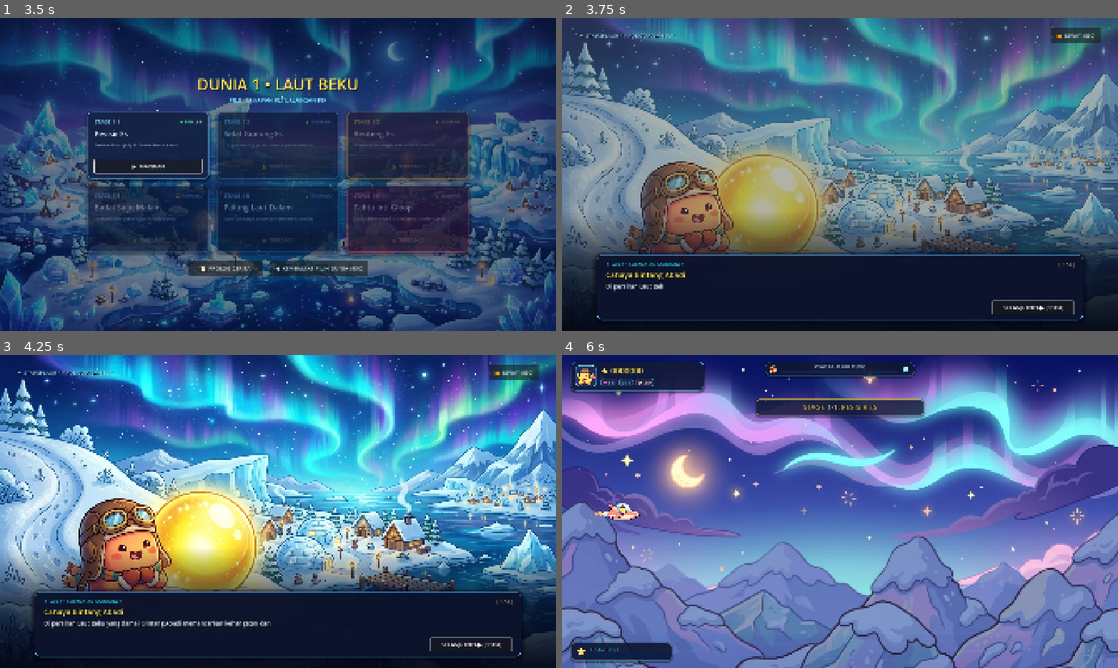
Above: before the commit, frames 1-4 (two rows, left to right).
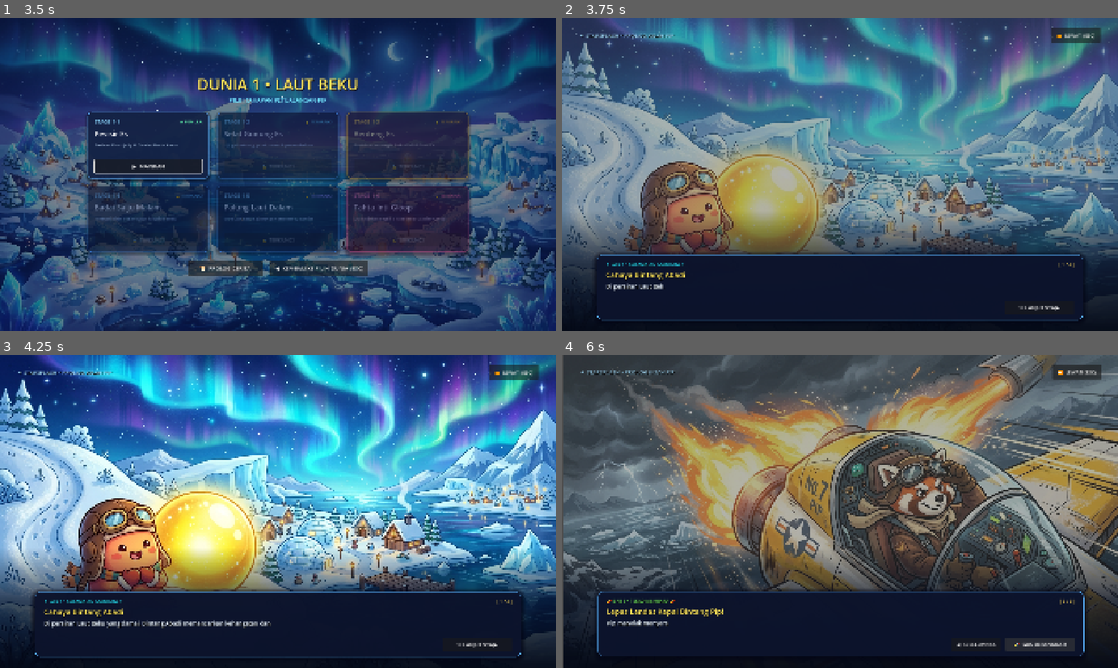
Above: after the commit, the same moments.

Repository: IhsanDwiPutra/Starsplash
Game: Godot game, scene res://scenes/ui/main_menu.tscn
Two runs of this game, one before a commit and one after it. Both use one fixed random seed, a clock stepped at 60 frames per second and the inputs below.
Inputs (mouse positions are in pixels of both pictures, inside the frame that each line leads up to):
- Up to frame 1 (3.5 s): click "★ NORMAL" at 0.5 s; click "★ NORMAL" at 1.25 s; click "▶ MULAI PETUALANGAN" at 2 s; click "▶ JELAJAHI DUNIA 1" at 2.75 s
- Up to frame 2 (3.75 s): click "▶ MAINKAN" at 3.5 s
- Up to frame 3 (4.25 s): no input
- Up to frame 4 (6 s): click "SELANJUTNYA ▶ [SPASI]" (after the commit: "SELANJUTNYA ▶") at 4.25 s; move the mouse to (962, 495) at 5.02 s; hold D (move_right) 5.03-5.75 s; hold J (fire) 5.03-5.75 s; click "🚀 GAS BERANGKAT! [SPASI]" (after the commit: "SELANJUTNYA ▶") at 5.75 s

Frame 1 is identical in both runs. In frame 2, 0.2% of the frame differs, in the area x 77-93%, y 90-95%; in frame 3, 0.2%; in frame 4, 99%, in the area x 0-100%, y 0-100%.

Commit message:
fix(story): hilangkan trigger spasi, gunakan murni klik mouse dengan debounce untuk cegah skip panel

Diff:
--- a/scenes/ui/story_intro.tscn
+++ b/scenes/ui/story_intro.tscn
@@ -179,11 +179,13 @@
 visible = false
 custom_minimum_size = Vector2(170, 44)
 layout_mode = 2
+focus_mode = 0
 theme_override_font_sizes/font_size = 17
 text = "◀  SEBELUMNYA"
 
 [node name="BtnNext" type="Button" parent="SubtitlePlate/VBox/ControlsRow"]
-custom_minimum_size = Vector2(280, 46)
+custom_minimum_size = Vector2(240, 46)
 layout_mode = 2
+focus_mode = 0
 theme_override_font_sizes/font_size = 18
-text = "SELANJUTNYA ▶ [SPASI]"
+text = "SELANJUTNYA ▶"
--- a/scripts/ui/story_intro.gd
+++ b/scripts/ui/story_intro.gd
@@ -59,11 +59,15 @@
 func _ready() -> void:
 	AudioManager.play_music("menu")
 
+	# Hanya navigasi dengan klik mouse (hindari bug double trigger tombol spasi)
 	if _btn_skip != null:
+		_btn_skip.focus_mode = Control.FOCUS_NONE
 		_btn_skip.pressed.connect(_skip_or_back)
 	if _btn_next != null:
+		_btn_next.focus_mode = Control.FOCUS_NONE
 		_btn_next.pressed.connect(_next_panel)
 	if _btn_prev != null:
+		_btn_prev.focus_mode = Control.FOCUS_NONE
 		_btn_prev.pressed.connect(_prev_panel)
 
 	_show_panel(0)
@@ -72,9 +76,6 @@
 func _unhandled_input(event: InputEvent) -> void:
 	if event.is_action_pressed("pause"):
 		_skip_or_back()
-		get_viewport().set_input_as_handled()
-	elif event.is_action_pressed("fire"):
-		_next_panel()
 		get_viewport().set_input_as_handled()
 
 
@@ -137,10 +138,9 @@
 
 	if _btn_next != null:
 		if index >= PANELS.size() - 1:
-			_btn_next.text = "🚀  GAS BERANGKAT! [SPASI]"
+			_btn_next.text = "🚀  GAS BERANGKAT!"
 		else:
-			_btn_next.text = "SELANJUTNYA ▶ [SPASI]"
-		_btn_next.grab_focus()
+			_btn_next.text = "SELANJUTNYA ▶"
 
 
 func _trigger_flash() -> void:
@@ -167,7 +167,14 @@
 	t.tween_property(self, "position", Vector2.ZERO, 0.05)
 
 
+var _last_click_time: float = -1.0
+
 func _next_panel() -> void:
+	var now: float = Time.get_ticks_msec() / 1000.0
+	if now - _last_click_time < 0.25:
+		return
+	_last_click_time = now
+
 	if _current_panel < PANELS.size() - 1:
 		_show_panel(_current_panel + 1)
 	else:
